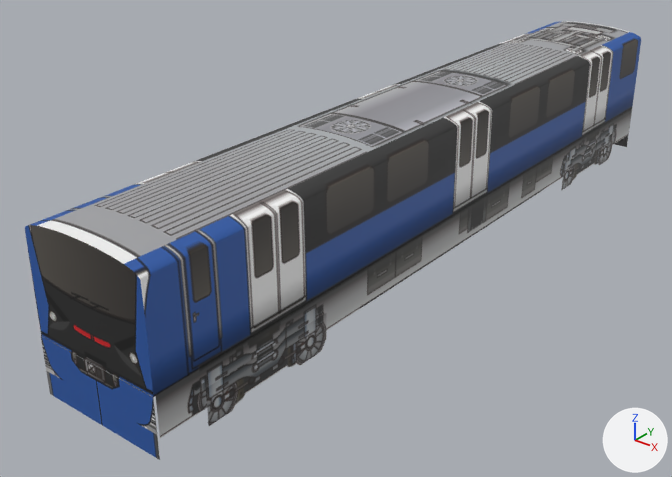
Two versions of the glTF model mini-japanrail-3d/models/shizuoka-a3000/car1.glb, one commit apart.
One viewpoint serves both versions: a 50 mm camera at (10.58, -7.2, 9.26) aimed at (-0.95, 7.21, 0.33). Arrows for +X, +Y and +Z are at lower right; the lights stay in place. The first picture is the older version. Vertices at exactly the same position are counted once.

The first picture shows 'shizuoka-a3000-car1'.
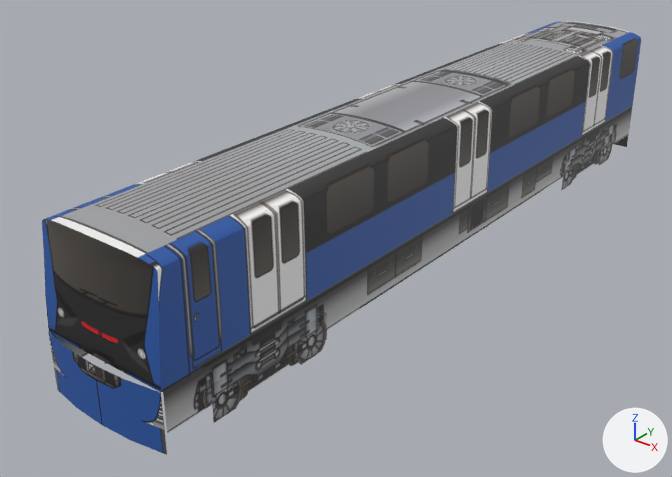
Changed parts and their boxes [x1, y1, x2, y2] in the pictures (672 x 477 px):
'shizuoka-a3000-car1', reshaped
    before: [25, 21, 641, 460]
    after: [42, 21, 641, 455]
part 1 of me_shizuoka_a3000_car1, rebuilt
    before: [41, 336, 160, 460]
    after: [48, 332, 167, 455]
part 2 of me_shizuoka_a3000_car1, cut back
    before: [25, 109, 632, 438]
    after: [42, 109, 632, 433]
part 3 of me_shizuoka_a3000_car1, surface changed
    both: [48, 217, 160, 272]

The change, as a list of edits to the scene's bpy script:
```text
Change me_shizuoka_a3000_car1:
    used by ob_shizuoka_a3000_car1; location = (0.0, 0.0, 0.0)
    remove me_shizuoka_a3000_car1.from_pydata(...)  # 5573 vertices, 11126 faces; spans x -1.4..1.4, y 0.0..17.6, z 0.0..3.3
    add me_shizuoka_a3000_car1.from_pydata(...)  # 5933 vertices, 11846 faces; spans x -1.4..1.4, y 0.0..17.6, z 0.0..3.3
    me_shizuoka_a3000_car1 part 1: the loose piece of 8 vertices spanning x -1.4..1.4, y 0.0, z 0.0..1.1 is rebuilt with 98 vertices and now spans x -1.4..1.4, y 0.0..0.1, z 0.0..1.1
    me_shizuoka_a3000_car1 part 2: 63 vertices moved from x -1.4..1.4, y 0.0..0.9, z 1.1..3.3 to x -1.4..1.4, y 0.2..0.9, z 1.1..3.3; 72 vertices removed from x -1.4..1.4, y 0.0..0.6, z 0.0..3.3; 342 vertices added at x -1.4..1.4, y 0.1..17.6, z 0.0..3.3
    me_shizuoka_a3000_car1 part 3: 32 kept faces spanning x -1.4..1.4, y 0.2..0.5, z 3.1..3.3 get new texture (UV) coordinates
```
